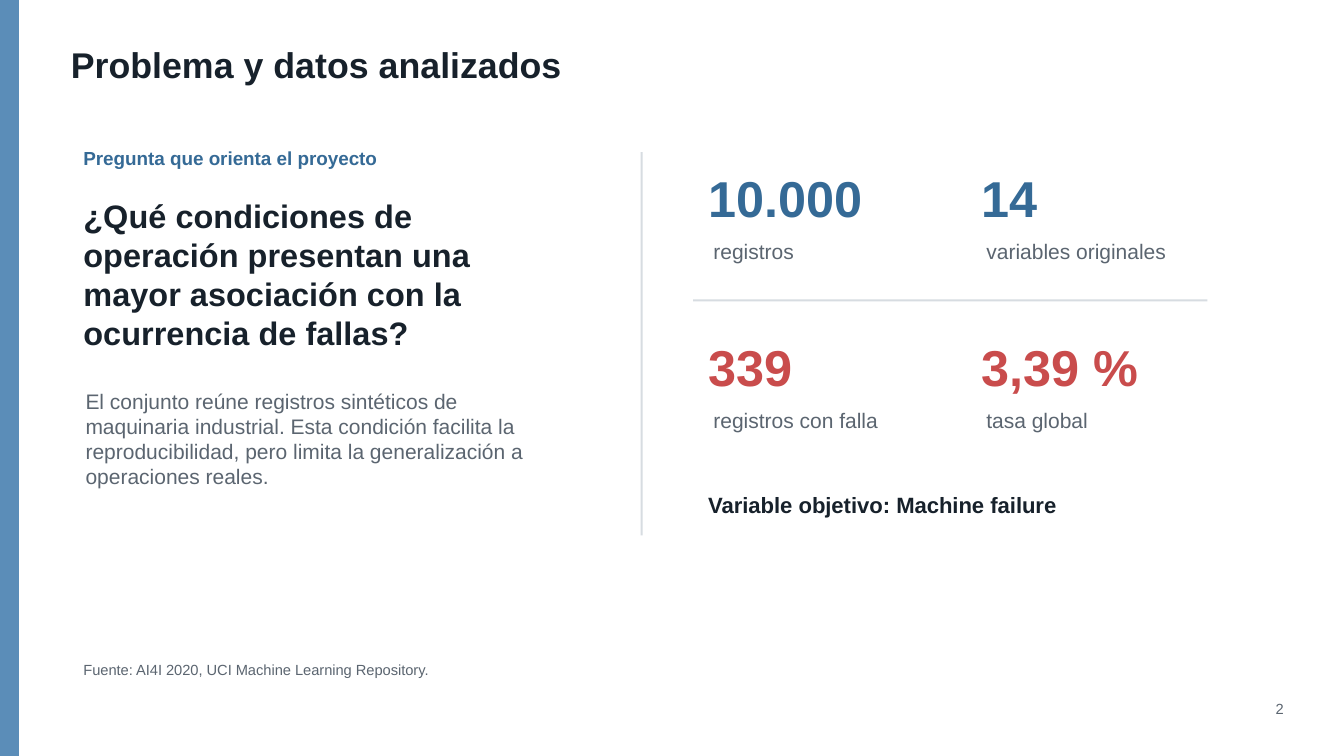
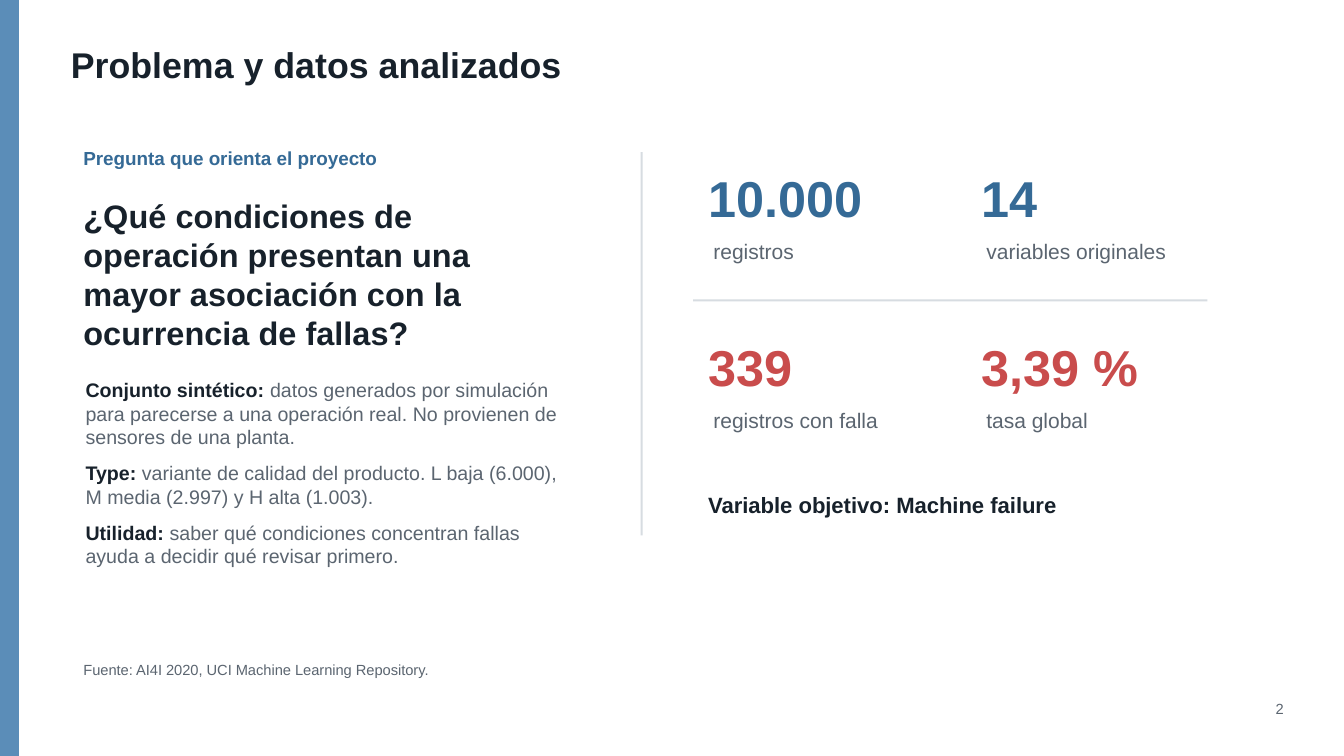
Before and after one commit to alexander-seor/proyecto-grupo9-mcdi500, a slide deck: slide 2 of F4/presentacion_f4_grupo9.pptx. Drawn at 1344x756 pixels with LibreOffice and Linux fonts; fonts in the diff are those of the drawing. Boxes give left, top, right and bottom in pixels: in the first picture for what was removed or moved away, otherwise in the second. Text is boxed around its words. In the diff, an @@ line names an element or a change of style, - is before the commit and + after.

```diff
--- a/F4/presentacion_f4_grupo9.pptx
+++ b/F4/presentacion_f4_grupo9.pptx
@@ text at box(86, 382, 557, 567): text changed; size 15 to 14 pt @@
-El conjunto reúne registros sintéticos de maquinaria industrial. Esta condición facilita la reproducibilidad, pero limita la generalización a operaciones reales.
+Conjunto sintético: datos generados por simulación para parecerse a una operación real. No provienen de sensores de una planta.
+Type: variante de calidad del producto. L baja (6.000), M media (2.997) y H alta (1.003).
+Utilidad: saber qué condiciones concentran fallas ayuda a decidir qué revisar primero.
```
Also in this commit, not shown: 5 other slides changed, 6 slides added, 1 slide removed.
